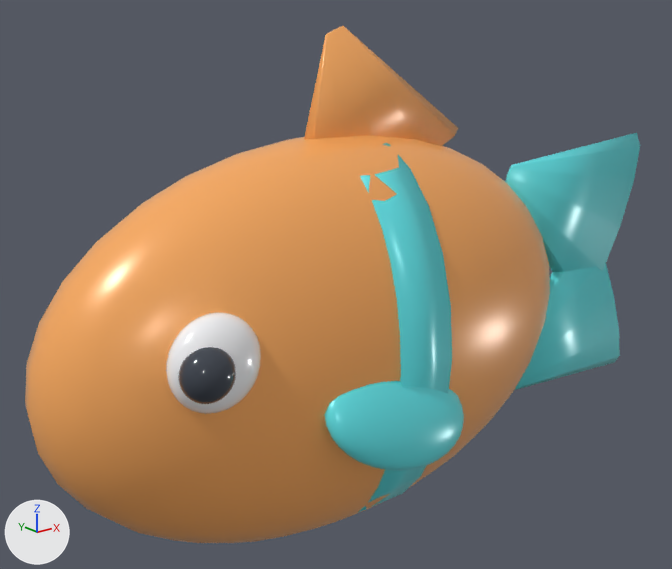
One commit to the Blender file assets/models/poisson.blend: the scene before it, then after it.
Camera for both pictures: a 50 mm lens placed at (-0.949, -1.026, 0.411), pointed at (-0.083, 0.057, -0.022). Arrows for +X, +Y and +Z are at lower left; the lights stay in place. The older version comes first.

Script lines for the objects in view, before the commit:
```python
mat_coralfish = principled_material('CoralFish')
mat_coralfish.base_color = (0.98, 0.42, 0.12)  # orange #fdad61
mat_coralfish.metallic = 0.05
mat_coralfish.roughness = 0.28
mat_tealstripe = principled_material('TealStripe')
mat_tealstripe.base_color = (0.12, 0.78, 0.82)  # cyan #61e5ea
mat_tealstripe.metallic = 0.05
mat_tealstripe.roughness = 0.28
me_sphere = bpy.data.meshes.new('Sphere')
me_sphere.from_pydata(...)  # 2950 vertices, 5856 faces; spans x -0.6..0.6, y -0.214..0.214, z -0.368..0.368
# faces by material slot: [996, 1740, 1560, 1560]
me_sphere.materials.append(mat_coralfish)  # orange #fdad61
me_sphere.materials.append(mat_tealstripe)  # cyan #61e5ea
me_sphere.materials.append(mat_eyewhite)  # white #fcfcfe
me_sphere.materials.append(mat_eyepupil)  # greyish blue #3f4550
ob_poisson = bpy.data.objects.new('poisson', me_sphere)
ob_poisson.location = (0.0, 0.0, 0.0)
```
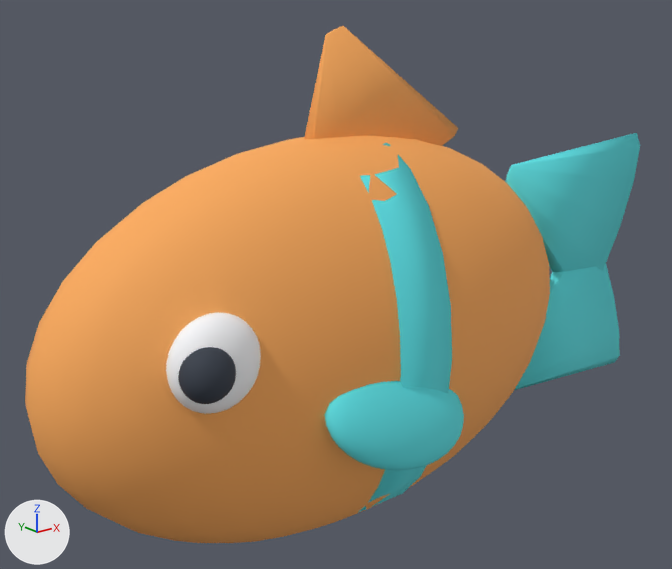
Location of each change, (x1, y1, x2, y2) in pixels of the pictures (672 x 569 px):
'poisson', surface changed
    both: (25, 26, 632, 543)

The change in detail:
In material 'CoralFish' (mat_coralfish), roughness goes from 0.28 to 0.74.
In material 'CoralFish' (mat_coralfish), specular_ior_level is now set to 0.16.
In material 'TealStripe' (mat_tealstripe), roughness goes from 0.28 to 0.74.
